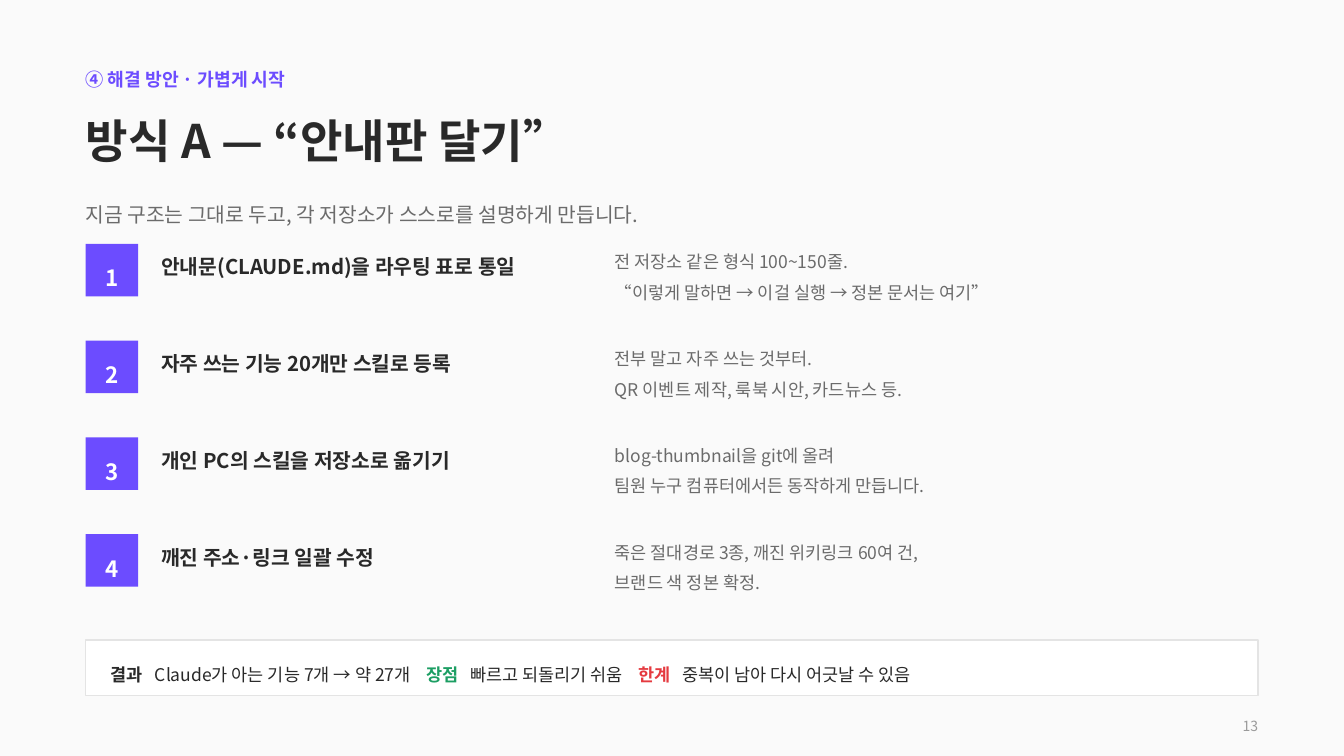
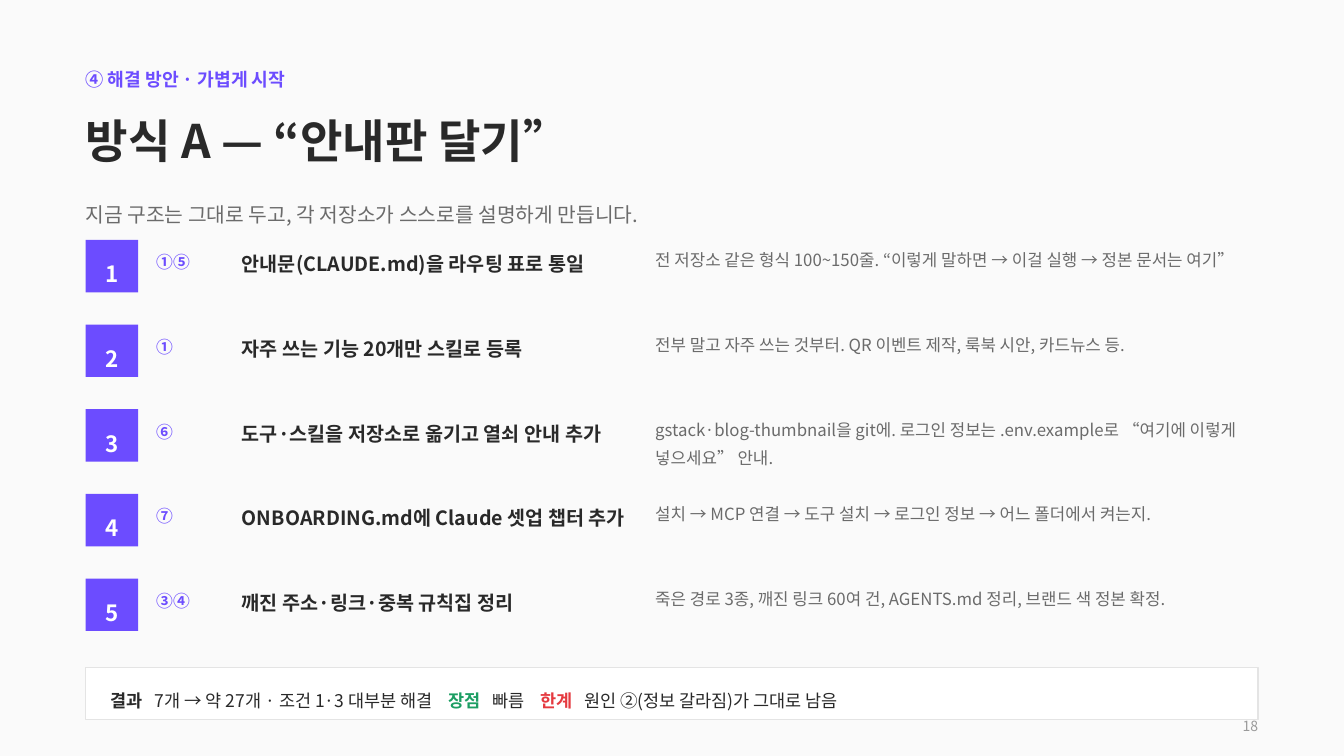
Before and after one commit to CdBd-in/design, a slide deck: slide 20 of CdBd 문서 체계 진단 및 개편 제안.pptx (slide 15 before the commit). Drawn at 1344x756 pixels with LibreOffice and Linux fonts; fonts in the diff are those of the drawing. Boxes give left, top, right and bottom in pixels: in the first picture for what was removed or moved away, otherwise in the second. Text is boxed around its words. In the diff, an @@ line names an element or a change of style, - is before the commit and + after.

```diff
--- a/CdBd 문서 체계 진단 및 개편 제안.pptx
+++ b/CdBd 문서 체계 진단 및 개편 제안.pptx
@@ text "1": place and size @@
-text "1" at [105, 269, 118, 286]
+text "1" at [105, 265, 118, 282]
@@ rectangle: place and size @@
-rectangle at [86, 244, 138, 296]
+rectangle at [86, 240, 138, 292]
@@ text added at [156, 253, 190, 270], 12 pt, text #6C4CFF, bold @@
+①⑤
@@ text "안내문(CLAUDE.md)을 라우팅 표로 통일": place and size @@
-text "안내문(CLAUDE.md)을 라우팅 표로 통일" at [161, 257, 515, 278]
+text "안내문(CLAUDE.md)을 라우팅 표로 통일" at [242, 254, 584, 275]
@@ text "안내문(CLAUDE.md)을 라우팅 표로 통일" at [242, 254, 584, 275]: size 14.5 to 14 pt @@
@@ text at [655, 252, 1234, 268]: text changed; size 12.5 to 12 pt @@
-전 저장소 같은 형식 100~150줄.
-“이렇게 말하면 → 이걸 실행 → 정본 문서는 여기”
+전 저장소 같은 형식 100~150줄. “이렇게 말하면 → 이걸 실행 → 정본 문서는 여기”
@@ rectangle: place and size @@
-rectangle at [86, 341, 138, 393]
+rectangle at [86, 325, 138, 377]
@@ text "자주 쓰는 기능 20개만 스킬로 ..." at [242, 339, 522, 358]: size 14.5 to 14 pt @@
@@ text "자주 쓰는 기능 20개만 스킬로 ...": place and size @@
-text "자주 쓰는 기능 20개만 스킬로 ..." at [161, 354, 451, 373]
+text "자주 쓰는 기능 20개만 스킬로 ..." at [242, 339, 522, 358]
@@ text "2": place and size @@
-text "2" at [105, 366, 118, 383]
+text "2" at [105, 350, 118, 367]
@@ text added at [156, 338, 173, 355], 12 pt, text #6C4CFF, bold @@
+①
@@ text at [655, 337, 1125, 354]: text changed; size 12.5 to 12 pt @@
-전부 말고 자주 쓰는 것부터.
-QR 이벤트 제작, 룩북 시안, 카드뉴스 등.
+전부 말고 자주 쓰는 것부터. QR 이벤트 제작, 룩북 시안, 카드뉴스 등.
@@ rectangle: place and size @@
-rectangle at [86, 438, 138, 490]
+rectangle at [86, 409, 138, 462]
@@ text "3": place and size @@
-text "3" at [105, 463, 118, 481]
+text "3" at [105, 435, 118, 453]
@@ text added at [156, 423, 173, 440], 12 pt, text #6C4CFF, bold @@
+⑥
@@ text at [242, 424, 601, 443]: text changed; size 14.5 to 14 pt @@
-개인 PC의 스킬을 저장소로 옮기기
+도구·스킬을 저장소로 옮기고 열쇠 안내 추가
@@ text removed at [615, 447, 925, 494] @@
-blog-thumbnail을 git에 올려
-팀원 누구 컴퓨터에서든 동작하게 만듭니다.
@@ text added at [655, 422, 1236, 465], 12 pt, text #6B6B6B @@
+gstack·blog-thumbnail을 git에. 로그인 정보는 .env.example로 “여기에 이렇게 넣으세요” 안내.
@@ text "4": place and size @@
-text "4" at [105, 560, 118, 577]
+text "4" at [105, 519, 118, 536]
@@ rectangle: place and size @@
-rectangle at [86, 534, 138, 587]
+rectangle at [86, 494, 138, 546]
@@ text added at [156, 507, 173, 524], 12 pt, text #6C4CFF, bold @@
+⑦
@@ text added at [242, 508, 625, 527], 14 pt, text #292929, bold @@
+ONBOARDING.md에 Claude 셋업 챕터 추가
@@ text added at [655, 506, 1151, 522], 12 pt, text #6B6B6B @@
+설치 → MCP 연결 → 도구 설치 → 로그인 정보 → 어느 폴더에서 켜는지.
@@ rectangle added at [86, 579, 138, 631], fill #6C4CFF @@
@@ text added at [156, 592, 190, 609], 12 pt, text #6C4CFF, bold @@
+③④
@@ text at [242, 593, 513, 612]: text changed; size 14.5 to 14 pt @@
-깨진 주소·링크 일괄 수정
+깨진 주소·링크·중복 규칙집 정리
@@ text at [655, 591, 1166, 608]: text changed; size 12.5 to 12 pt @@
-죽은 절대경로 3종, 깨진 위키링크 60여 건,
-브랜드 색 정본 확정.
+죽은 경로 3종, 깨진 링크 60여 건, AGENTS.md 정리, 브랜드 색 정본 확정.
@@ text added at [105, 604, 118, 622], 16 pt, text #FFFFFF, bold @@
+5
@@ rectangle: place and size @@
-rectangle at [86, 640, 1258, 696]
+rectangle at [86, 667, 1258, 720]
@@ text at [111, 692, 838, 711]: text changed @@
-결과 Claude가 아는 기능 7개 → 약 27개 장점 빠르고 되돌리기 쉬움 한계 중복이 남아 다시 어긋날 수 있음
+결과 7개 → 약 27개 · 조건 1·3 대부분 해결 장점 빠름 한계 원인 ②(정보 갈라짐)가 그대로 남음
@@ text at [1243, 721, 1259, 731]: text changed @@
-13
+18
```
Also in this commit, not shown: 16 other slides changed, 7 slides added, 1 other file.
